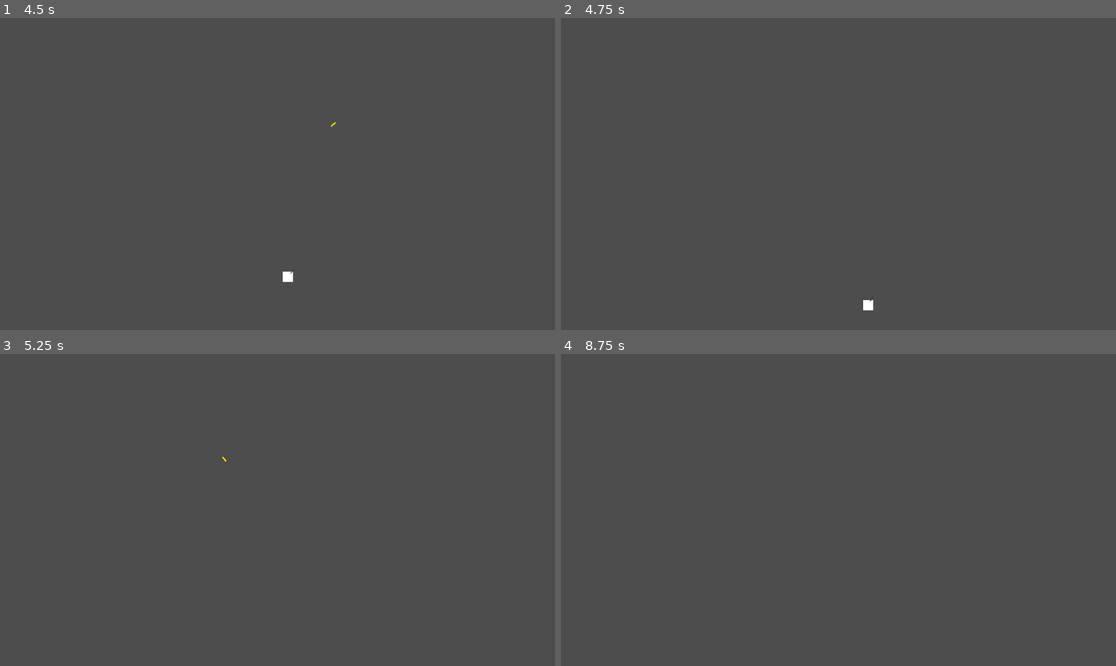
Above: before the commit, frames 1-4 (two rows, left to right).
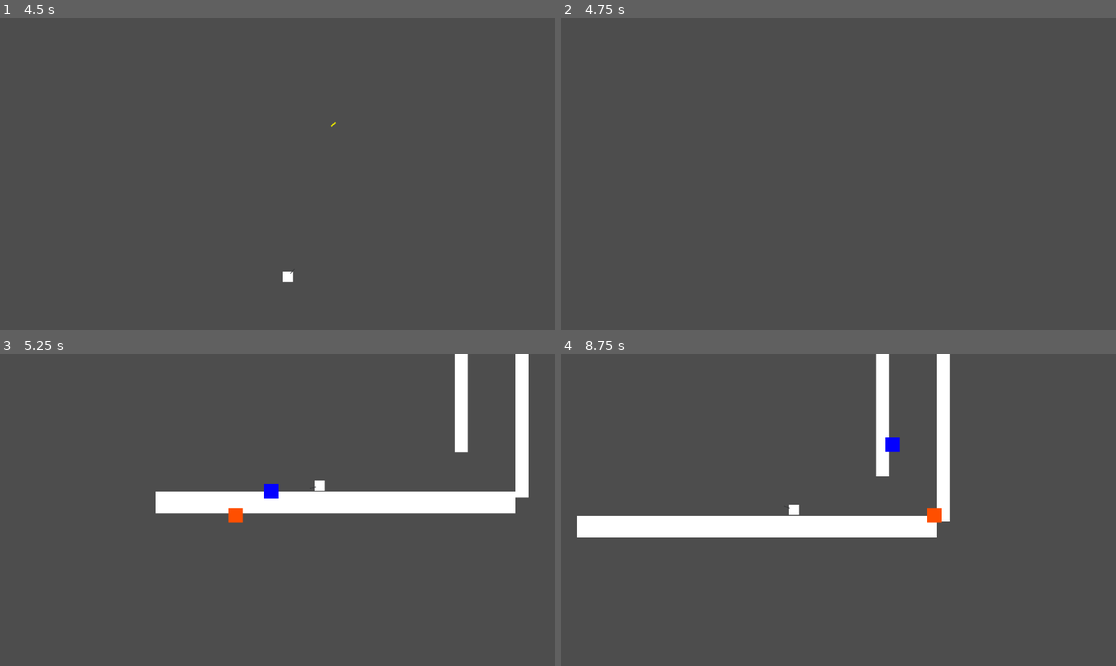
Above: after the commit, the same moments.

Repository: EliasJHL/EpitechJAM_2
Game: Godot game, scene res://main_scene.tscn
Same seed, same stepped clock (60 frames per second), same inputs: the game is played once before the commit and once after it.
Inputs (mouse positions are in pixels of both pictures, inside the frame that each line leads up to):
- Up to frame 1 (4.5 s): move the mouse to (249, 236) at 0.52 s; hold D (Right) 0.53-2.03 s; click (249, 236) at 0.6 s; tap W (Jump) at 0.77, 1.52, 3.02, 3.77 s; move the mouse to (444, 220) at 1.27 s; click (444, 220) at 1.35 s; move the mouse to (111, 127) at 2.02 s; hold A (Left) 2.03-4.28 s; click (111, 127) at 2.1 s; move the mouse to (305, 174) at 2.77 s; click (305, 174) at 2.85 s; move the mouse to (194, 96) at 3.52 s; click (194, 96) at 3.6 s; move the mouse to (399, 158) at 4.27 s; hold D (Right) from 4.28 s (still down); click (399, 158) at 4.35 s
- Up to frame 2 (4.75 s): keep holding D (Right); tap W (Jump) at 4.52 s
- Up to frame 3 (5.25 s): keep holding D (Right); move the mouse to (166, 525) at 5.02 s; click (166, 525) at 5.1 s
- Up to frame 4 (8.75 s): move the mouse to (894, 441) at 5.77 s; click (894, 441) at 5.85 s; tap W (Jump) at 6.02, 6.77, 7.52 s; move the mouse to (810, 572) at 6.52 s; click (810, 572) at 6.6 s; move the mouse to (1005, 556) at 7.27 s; click (1005, 556) at 7.35 s; move the mouse to (672, 463) at 8.02 s; release D (Right) at 8.03 s; hold A (Left) from 8.03 s (still down); click (672, 463) at 8.1 s

Frame 1 is identical in both runs. In frame 2, less than 0.1% of the frame differs, in the area x 54-57%, y 90-94%; in frame 3, 6.7%; in frame 4, 6.9%, in the area x 2-71%, y 0-59%.

Commit message:
[ADD] security on player fall in void added & spawn point added

Diff:
--- a/CharacterBody2D.gd
+++ b/CharacterBody2D.gd
@@ -63,6 +63,13 @@
 	var target_position = get_global_mouse_position()
 	$Camera2D.global_position = $Player_Sprite.global_position + target_position / 40
 
+#Au cas où le joueur tombe
+func check_fall():
+	#print($Player_Sprite.global_position.x)
+	if $Player_Sprite.global_position.y > 1000:
+		var player = get_node("../player")
+		player.global_position = get_node("../Spawn").global_position
+
 #Système de gravité et déplacements basiques
 func _physics_process(delta):
 	if not is_on_floor():
@@ -77,6 +84,7 @@
 	else:
 		velocity.x = move_toward(velocity.x, 0, SPEED)
 
+	check_fall() #Check si le joueur est tombé dans le "void"
 	fire() #Appel du check s'il y a eu un tir
 	camera_shake() #Mouvements de la caméra
 	move_and_slide()
--- a/bullet.gd
+++ b/bullet.gd
@@ -27,6 +27,8 @@
 		call_deferred("_create_portal_blue", blue_path)
 	elif body.is_in_group("Portail_OK") and self.orange:
 		call_deferred("_create_portal_orange", orange_path)
+	elif body.is_in_group("Player_Body"):
+		queue_free()
 
 func _create_portal_orange(portal_path):
 	var portal = portal_path.instantiate()
--- a/main_scene.tscn
+++ b/main_scene.tscn
@@ -89,4 +89,7 @@
 scale = Vector2(0.0375, 0.810417)
 texture = ExtResource("1_7p8sb")
 
+[node name="Spawn" type="Marker2D" parent="."]
+position = Vector2(251, 340)
+
 [connection signal="body_entered" from="player/Area2D" to="player" method="_on_area_2d_body_entered"]
